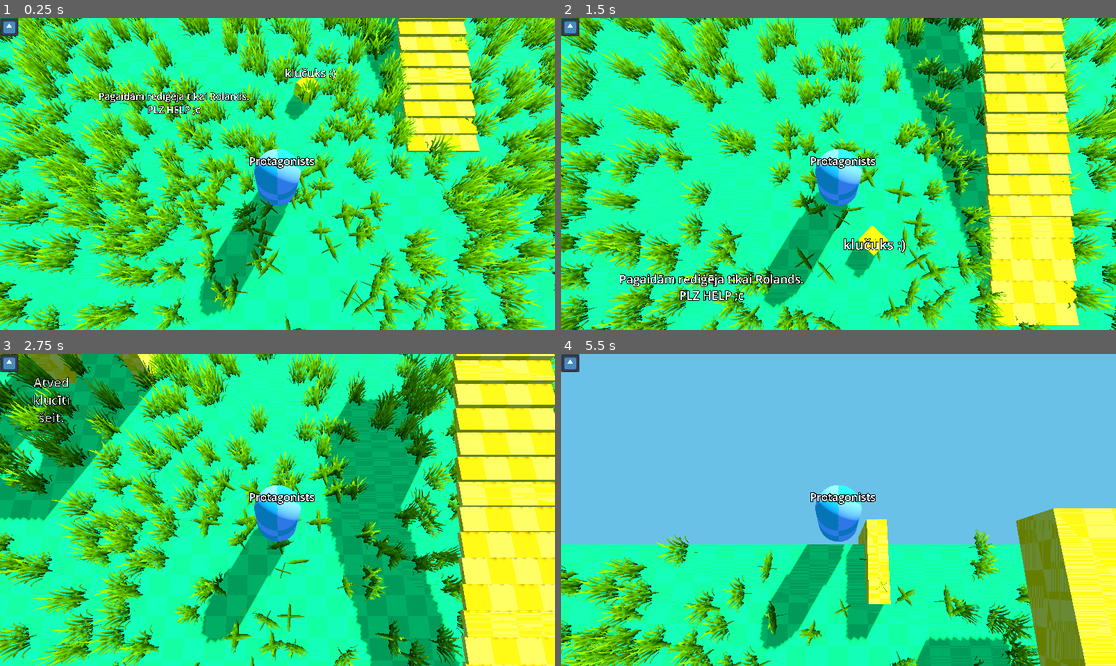
Above: before the commit, frames 1-4 (two rows, left to right).
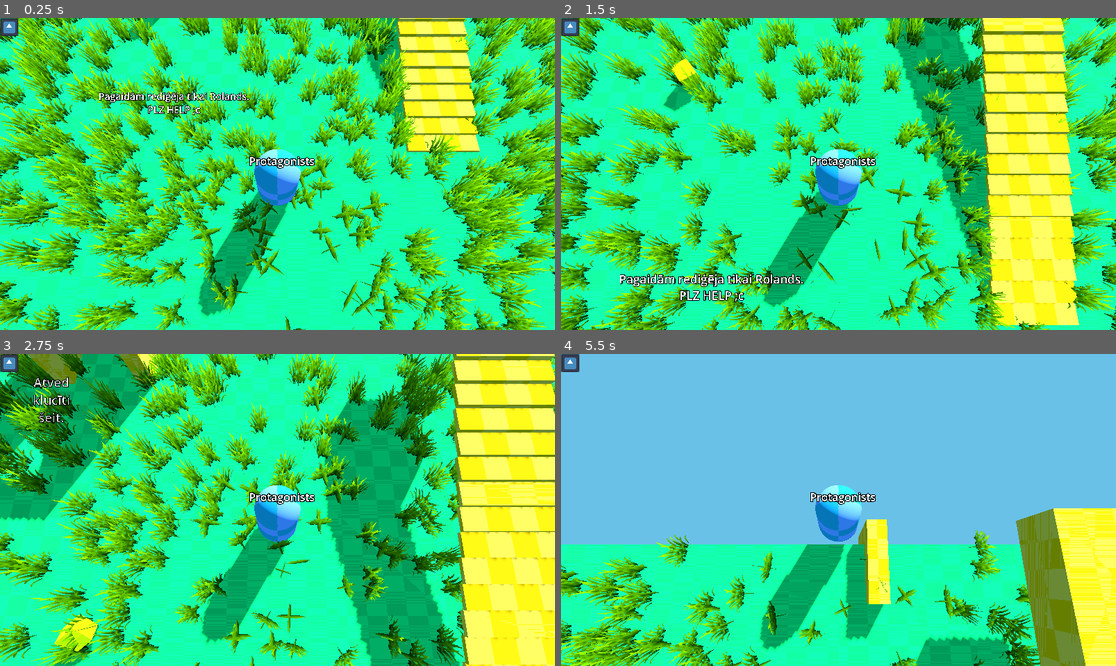
Above: after the commit, the same moments.

Repository: Hollowex/10.grupa-Interakt-v-s-datorgrafikas-pamati
Game: Godot game, scene res://world.tscn
Two runs of this game, one before a commit and one after it. Both use one fixed random seed, a clock stepped at 60 frames per second and the inputs below. The engine's default icon, where the game draws it, is replaced by a stand-in: a white triangle on a blue panel in a dark square.
Inputs (mouse positions are in pixels of both pictures, inside the frame that each line leads up to):
- Up to frame 1 (0.25 s): no input
- Up to frame 2 (1.5 s): tap Enter (ui_accept) at 0.5, 0.77 s; move the mouse to (866, 174) at 0.52 s; hold W (move_forward) from 0.53 s (still down); click (866, 174) at 0.67 s; move the mouse to (810, 174) at 1.27 s
- Up to frame 3 (2.75 s): keep holding W (move_forward); tap Enter (ui_accept) at 1.52 s; move the mouse to (288, 503) at 2.02 s
- Up to frame 4 (5.5 s): keep holding W (move_forward); move the mouse to (832, 516) at 2.77 s; click (832, 516) at 2.92 s; tap Enter (ui_accept) at 3.02, 3.77, 4.52 s; move the mouse to (877, 513) at 3.52 s; move the mouse to (794, 506) at 4.27 s; move the mouse to (844, 510) at 5.02 s; click (844, 510) at 5.17 s

The runs differ from the first frame. In frame 1, 4.8% of the frame differs, in the area x 0-100%, y 0-100%; in frame 2, 4.6%; in frame 3, 5.4%; in frame 4, 5.2%.

Commit message:
Add files via upload

Diff:
--- a/character.tscn
+++ b/character.tscn
@@ -19,8 +19,10 @@
 shader_parameter/Color_2 = Color(0.129412, 0.611765, 0.796078, 1)
 
 [node name="character" type="CharacterBody3D"]
-collision_layer = 0
-collision_mask = 0
+collision_layer = 7
+collision_mask = 7
+floor_stop_on_slope = false
+floor_block_on_wall = false
 script = ExtResource("1_7egtf")
 
 [node name="CollisionShape3D" type="CollisionShape3D" parent="."]
--- a/gridmaterial.tres
+++ b/gridmaterial.tres
@@ -277,4 +277,4 @@
 nodes/fragment/29/position = Vector2(780, 1080)
 nodes/fragment/30/node = SubResource("VisualShaderNodeVectorDecompose_174l2")
 nodes/fragment/30/position = Vector2(1938.28, 457.974)
-nodes/fragment/connections = PackedInt32Array(4, 0, 3, 1, 3, …(223 unchanged characters)… 0, 0, 23, 1, 23, 0, 24, 0, 4, 0, 6, 0, 24, 0, 25, 0, 28, 0, 25, 1, 29, 0, 25, 2, 25, 0, 30, 0, 25, 0, 0, 0, 30, 3, 0, 1)
+nodes/fragment/connections = PackedInt32Array(4, 0, 3, 1, 3, …(223 unchanged characters)… 0, 0, 23, 1, 23, 0, 24, 0, 4, 0, 6, 0, 25, 0, 0, 0, 24, 0, 25, 0, 28, 0, 25, 1, 29, 0, 25, 2, 25, 0, 30, 0, 30, 3, 0, 1)
--- a/world.tscn
+++ b/world.tscn
@@ -27,8 +27,7 @@
 shader_parameter/Color_1 = Color(1, 1, 0, 1)
 shader_parameter/Color_2 = Color(0.929412, 0.85098, 0, 1)
 
-[sub_resource type="BoxShape3D" id="BoxShape3D_dmhl4"]
-size = Vector3(0.5, 0.5, 0.5)
+[sub_resource type="SphereShape3D" id="SphereShape3D_555og"]
 
 [sub_resource type="ShaderMaterial" id="ShaderMaterial_rwhea"]
 render_priority = 0
@@ -149,9 +148,8 @@
 
 [node name="character" parent="." instance=ExtResource("2_7bd7c")]
 transform = Transform3D(-1, 2.98023e-08, -2.68221e-07, 2.98023e-08, 1, 3.38815e-20, 2.68221e-07, 7.6233e-21, -1, 3.92655, 1.05657, -9.3567)
-collision_layer = 7
-collision_mask = 7
-slide_on_ceiling = false
+collision_layer = 5
+collision_mask = 5
 
 [node name="Label3D2" type="Label3D" parent="character"]
 transform = Transform3D(0.659828, 0.557366, 0.503955, -0.624664, 0.0341072, 0.780149, 0.41764, -0.829567, 0.370671, 0.0815039, 2.26194, 0.0536792)
@@ -180,20 +178,28 @@
 directional_shadow_pancake_size = 165.0
 
 [node name="Klucis" type="RigidBody3D" parent="."]
-transform = Transform3D(-0.707427, 0.700417, 0.0946766, 0.0268235, 0.160462, -0.986678, -0.706277, -0.695463, -0.132303, 3.06882, 1.51753, -6.24477)
-collision_layer = 7
-collision_mask = 7
-mass = 0.1
+transform = Transform3D(-0.707427, 0.700417, 0.0946766, 0.0268235, 0.160462, -0.986678, -0.706277, -0.695463, -0.132303, 7.54536, 2.0159, -2.39254)
+disable_mode = 1
+collision_layer = 3
+collision_mask = 3
+mass = 0.01
+center_of_mass_mode = 1
 max_contacts_reported = 2
 contact_monitor = true
+linear_velocity = Vector3(1, 1, 1)
+linear_damp = 0.5
 
 [node name="CSGBox3D8" type="CSGBox3D" parent="Klucis"]
 transform = Transform3D(1, 2.98023e-08, 3.72529e-08, 0, 1, 7.45058e-09, 7.45058e-09, -7.45058e-09, 1, 0, 0, 0)
+layers = 2
+collision_layer = 3
+collision_mask = 3
 size = Vector3(0.5, 0.5, 0.5)
 material = SubResource("ShaderMaterial_vd2np")
 
 [node name="Label3D2" type="Label3D" parent="Klucis/CSGBox3D8"]
 transform = Transform3D(0.659828, 0.557366, 0.503955, -0.624664, 0.0341072, 0.780149, 0.41764, -0.829566, 0.370671, 0.0304646, 0.0984685, -0.752327)
+top_level = true
 billboard = 1
 alpha_cut = 1
 text = "klučuks :)
@@ -201,18 +207,19 @@
 font_size = 61
 
 [node name="CollisionShape3D" type="CollisionShape3D" parent="Klucis"]
-transform = Transform3D(1, 0, 0, -2.98023e-08, 1, -2.23517e-08, -7.45058e-09, -7.45058e-09, 1, 0, 0, 0)
-shape = SubResource("BoxShape3D_dmhl4")
+transform = Transform3D(0.7, -2.98023e-08, 7.45058e-09, 0, 0.7, 0, 0, -7.45058e-09, 0.7, 0, 0, 0)
+rotation_order = 0
+shape = SubResource("SphereShape3D_555og")
 
 [node name="Main_Test_Ground" type="CSGBox3D" parent="."]
 transform = Transform3D(1, 0, -2.08616e-07, 0, 1, 0, 2.08616e-07, 0, 1, 0.193496, 0, -0.507863)
 use_collision = true
-collision_mask = 7
+collision_layer = 3
+collision_mask = 3
 size = Vector3(30, 2, 30)
 material = SubResource("ShaderMaterial_rwhea")
 
 [node name="SimpleGrassTextured" type="MultiMeshInstance3D" parent="Main_Test_Ground"]
-layers = 7
 multimesh = SubResource("MultiMesh_hliuc")
 script = ExtResource("6_do48o")
 texture_albedo = ExtResource("5_1r5u4")
@@ -220,6 +227,7 @@
 scale_w = 0.715
 scale_var = -0.4
 grass_strength = 0.565
+interactive = false
 interactive_level_y = 0.5
 optimization_by_distance = true
 optimization_level = 12.0
Not shown: 2 places in world.tscn that only renumber resources
